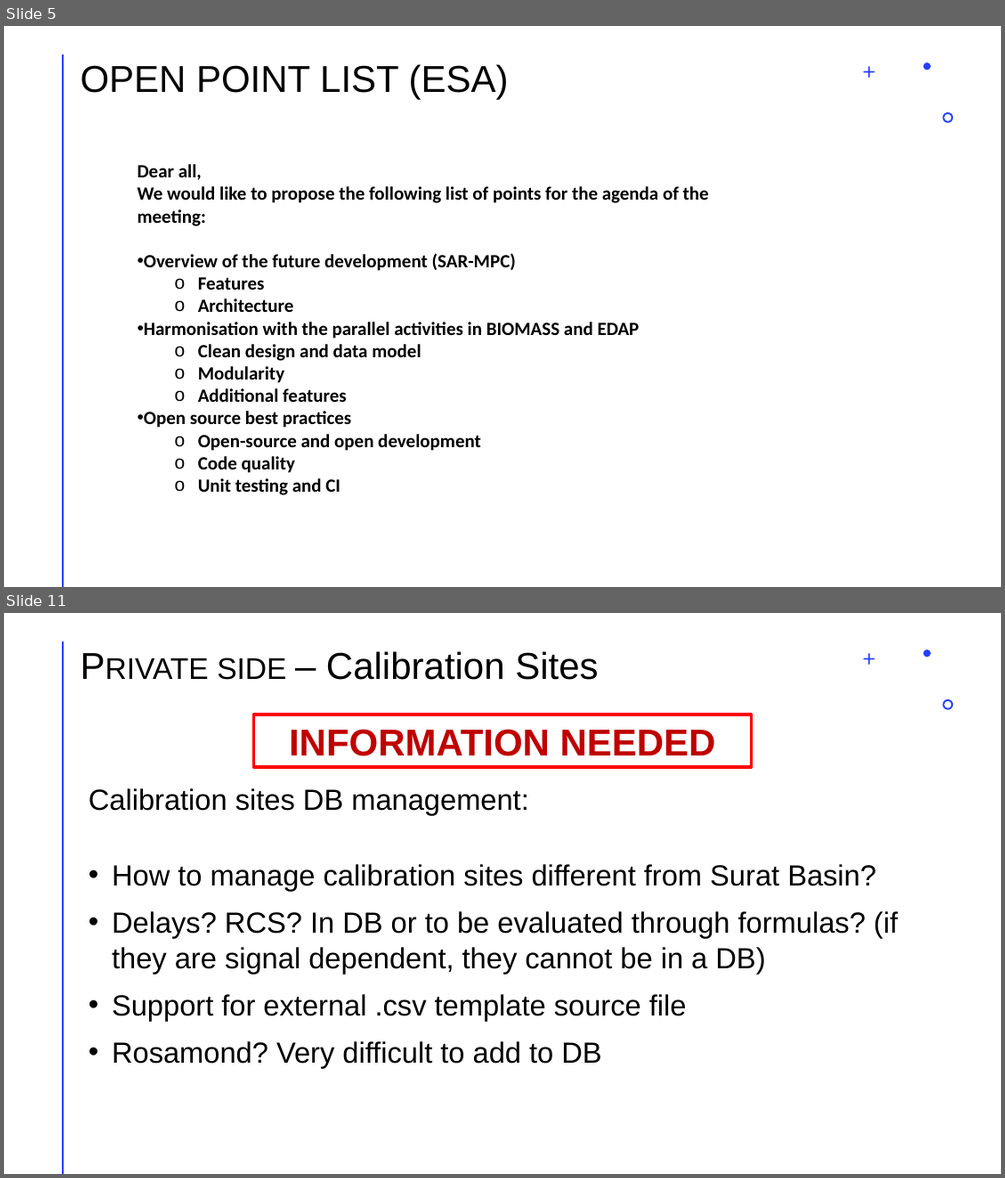
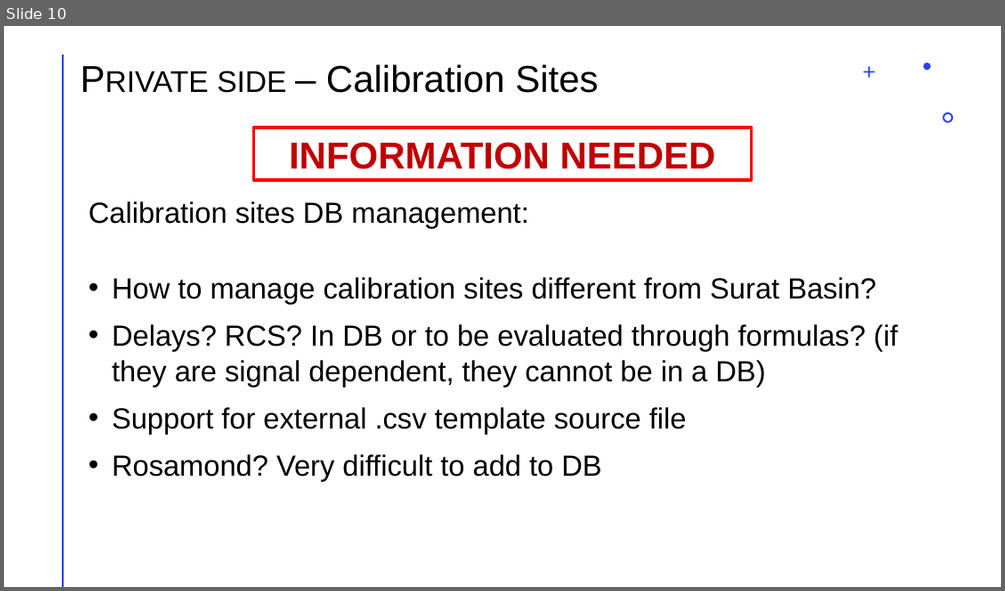
Before and after one commit to aresys-srl/sct, a slide deck: documentation/new_sct_status_update.pptx. Shown one above the other, each under a label of ours: slides 5 and 11 before the commit, slide 10 after it; the slides between them are not shown. The pictures are 1005x1178 and 1005x591 pixels, drawn with LibreOffice and Linux fonts; fonts in the diff are those of the drawing. Boxes give left, top, right and bottom in pixels: in the first picture for what was removed or moved away, otherwise in the second. Text is boxed around its words. In the diff, an @@ line names an element or a change of style, - is before the commit and + after.

```diff
--- a/documentation/new_sct_status_update.pptx
+++ b/documentation/new_sct_status_update.pptx
@@ slide 5 removed at bbox=[4, 26, 1001, 587], background #FFFFFF; not listed: 4 template elements that a slide beside it also shows @@
@@ title removed at bbox=[81, 64, 509, 100] @@
-OPEN POINT LIST (ESA)
@@ text removed at bbox=[138, 164, 709, 495] @@
-Dear all,
-We would like to propose the following list of points for the agenda of the meeting:
-• Overview of the future development (SAR-MPC)
-  o Features
-  o Architecture
-• Harmonisation with the parallel activities in BIOMASS and EDAP
-  o Clean design and data model
-  o Modularity
-  o Additional features
-• Open source best practices
-  o Open-source and open development
-  o Code quality
-  o Unit testing and CI
@@ what was slide 11 is now slide 10 @@
```
Also in this commit, not shown: 8 slides changed, 2 slides added, 2 other slides removed, 45 other files.
